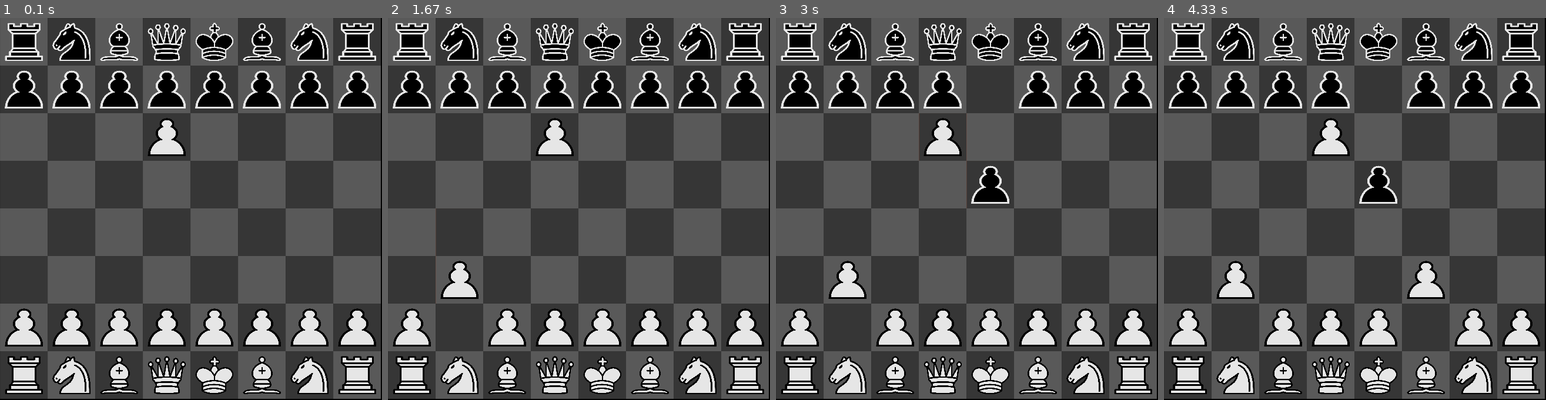
Above: before the commit, frames 1-4 (left to right).
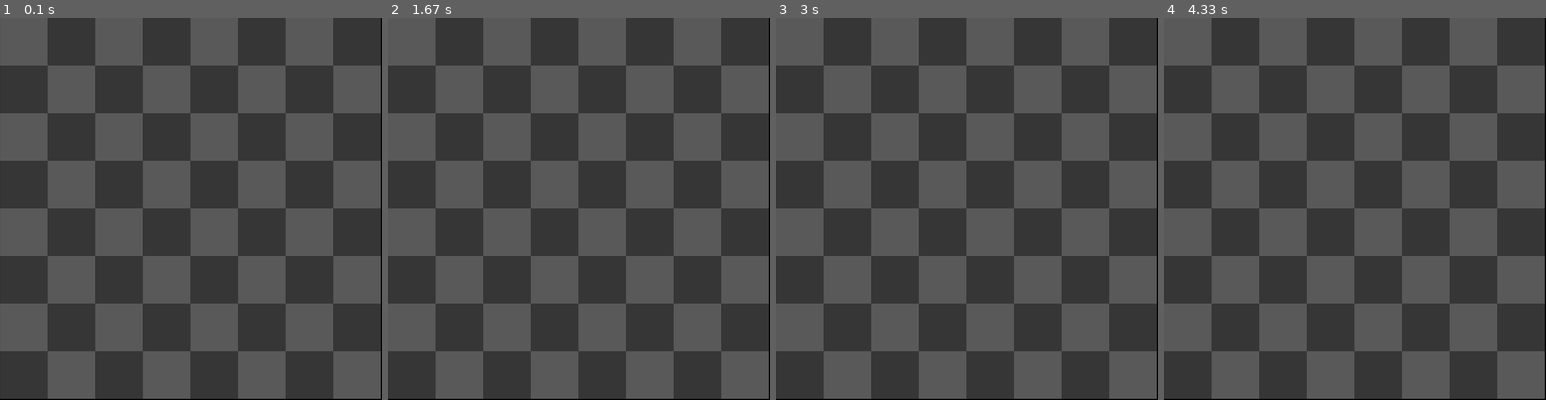
Above: after the commit, the same moments.

Repository: leand-santos/Chess-Pygame
Game: pygame game, started from Chess/Chess.py
Two runs of this game, one before a commit and one after it. Both use one fixed random seed, a clock stepped at 60 frames per second and the inputs below.
Inputs (mouse positions are in pixels of both pictures, inside the frame that each line leads up to):
- Up to frame 1 (0.1 s): no input
- Up to frame 2 (1.67 s): click (579, 209) at 0.38 s; click (479, 327) at 1.28 s; click (449, 300) at 1.62 s
- Up to frame 3 (3 s): click (970, 90) at 1.95 s; click (1108, 338) at 2.28 s; click (1001, 109) at 2.62 s; click (993, 201) at 2.95 s
- Up to frame 4 (4.33 s): click (1419, 342) at 3.28 s; click (1408, 258) at 3.62 s

The runs differ from the first frame. In frame 1, 20% of the frame differs, in the area x 1-99%, y 1-99%; in frame 2, 20%; in frame 3, 20%; in frame 4, 20%.

Commit message:
Rework Process

Diff:
--- a/Chess/Chess.py
+++ b/Chess/Chess.py
@@ -35,33 +35,33 @@
         for j in range(8):
             pos_x = Const.width // 8 * j + Const.center_width
             pos_y = Const.height // 8 * i + Const.center_height
-            if board[i][j][0] == Const.bishop:
-                if board[i][j][1]:
+            if board[i][j] == Const.bishop:
+                if board[i][j]:
                     Image.screen.blit(Image.black_bishop, (pos_x, pos_y))
                 else:
                     Image.screen.blit(Image.white_bishop, (pos_x, pos_y))
-            elif board[i][j][0] == Const.king:
-                if board[i][j][1]:
+            elif board[i][j] == Const.king:
+                if board[i][j]:
                     Image.screen.blit(Image.black_king, (pos_x, pos_y))
                 else:
                     Image.screen.blit(Image.white_king, (pos_x, pos_y))
-            elif board[i][j][0] == Const.knight:
-                if board[i][j][1]:
+            elif board[i][j] == Const.knight:
+                if board[i][j]:
                     Image.screen.blit(Image.black_knight, (pos_x, pos_y))
                 else:
                     Image.screen.blit(Image.white_knight, (pos_x, pos_y))
-            elif board[i][j][0] == Const.pawn:
-                if board[i][j][1]:
+            elif board[i][j] == Const.pawn:
+                if board[i][j]:
                     Image.screen.blit(Image.black_pawn, (pos_x, pos_y))
                 else:
                     Image.screen.blit(Image.white_pawn, (pos_x, pos_y))
-            elif board[i][j][0] == Const.queen:
-                if board[i][j][1]:
+            elif board[i][j] == Const.queen:
+                if board[i][j]:
                     Image.screen.blit(Image.black_queen, (pos_x, pos_y))
                 else:
                     Image.screen.blit(Image.white_queen, (pos_x, pos_y))
-            elif board[i][j][0] == Const.rook:
-                if board[i][j][1]:
+            elif board[i][j] == Const.rook:
+                if board[i][j]:
                     Image.screen.blit(Image.black_rook, (pos_x, pos_y))
                 else:
                     Image.screen.blit(Image.white_rook, (pos_x, pos_y))
--- a/Chess/Constant.py
+++ b/Chess/Constant.py
@@ -1,5 +1,5 @@
 import pygame
-
+from Pieces import *
 
 class Const:
     # Numeric constants
@@ -11,7 +11,6 @@
     pawn = 4
     queen = 5
     rook = 6
-    none = 7
 
     black = True
     white = False
@@ -21,14 +20,14 @@
 
     # Initial board
     matrix = \
-    [(rook, black), (knight, black), (bishop, black), (queen, black), (king, black), (bishop, black), (knight, black), (rook, black)], \
-    [(pawn, black), (pawn, black), (pawn, black), (pawn, black), (pawn, black), (pawn, black), (pawn, black), (pawn, black)], \
-    [(none, none), (none, none), (none, none), (pawn, white), (none, none), (none, none), (none, none), (none, none)], \
-    [(none, none), (none, none), (none, none), (none, none), (none, none), (none, none), (none, none), (none, none)], \
-    [(none, none), (none, none), (none, none), (none, none), (none, none), (none, none), (none, none), (none, none)], \
-    [(none, none), (none, none), (none, none), (none, none), (none, none), (none, none), (none, none), (none, none)], \
-    [(pawn, white), (pawn, white), (pawn, white), (pawn, white), (pawn, white), (pawn, white), (pawn, white), (pawn, white)], \
-    [(rook, white), (knight, white), (bishop, white), (queen, white), (king, white), (bishop, white), (knight, white), (rook, white)]
+    [Rook(black), Knight(black), Bishop(black), Queen(black), King(black), Bishop(black), Knight(black), Rook(black)], \
+    [Pawn(black), Pawn(black), Pawn(black), Pawn(black), Pawn(black), Pawn(black), Pawn(black), Pawn(black)], \
+    [None, None, None, Pawn(white), None, None, None, None], \
+    [None, None, None, None, None, None, None, None], \
+    [None, None, None, None, None, None, None, None], \
+    [None, None, None, None, None, None, None, None], \
+    [Pawn(white), Pawn(white), Pawn(white), Pawn(white), Pawn(white), Pawn(white), Pawn(white), Pawn(white)], \
+    [Rook(white), Knight(white), Bishop(white), Queen(white), King(white), Bishop(white), Knight(white), Rook(white)]
 
 class Image:
     # Image load
--- a/Chess/Pieces.py
+++ b/Chess/Pieces.py
@@ -1,6 +1,5 @@
 import pygame
 from Constant import *
-
 
 def exist(pos_y, pos_x):
     if pos_x >= 8 or pos_y >= 8 or pos_x < 0 or pos_y < 0:
@@ -9,15 +8,18 @@
 
 
 class Bishop:
-    pass
+    def __init__(self, color):
+        self.color = color
 
 
 class King:
-    pass
+    def __init__(self, color):
+        self.color = color
 
 
 class Knight:
-    pass
+    def __init__(self, color):
+        self.color = color
 
 
 class Pawn:
@@ -35,14 +37,14 @@
         possible_squares = []
         if (
             exist(pos_y + self.mult, pos_x)
-            and board[pos_y + self.mult][pos_x][0] == Const.none
+            and board[pos_y + self.mult][pos_x][0] == None
         ):
             possible_squares.append(pos_y + self.mult)
             possible_squares.append(pos_x)
             if (
                 exist(pos_y + 2 * self.mult, pos_x)
                 and self.first_position
-                and board[pos_y + 2 * self.mult][pos_x][0] == Const.none
+                and board[pos_y + 2 * self.mult][pos_x][0] == None
             ):
                 possible_squares.append(pos_y + 2 * self.mult)
                 possible_squares.append(pos_x)
@@ -65,14 +67,16 @@
 
     def move_pawn(self, selected, destin, board):
         self.first_position = False
-        board[selected[0]][selected[1]] = (Const.none, Const.none)
+        board[selected[0]][selected[1]] = (None, None)
         board[destin[0]][destin[1]] = (Const.pawn, self.color)
         return board
 
 
 class Queen:
-    pass
+    def __init__(self, color):
+        self.color = color
 
 
 class Rook:
-    pass
+    def __init__(self, color):
+        self.color = color
Not shown, changed: Chess/Constant.pyc
Not shown, changed: Chess/Pieces.pyc
